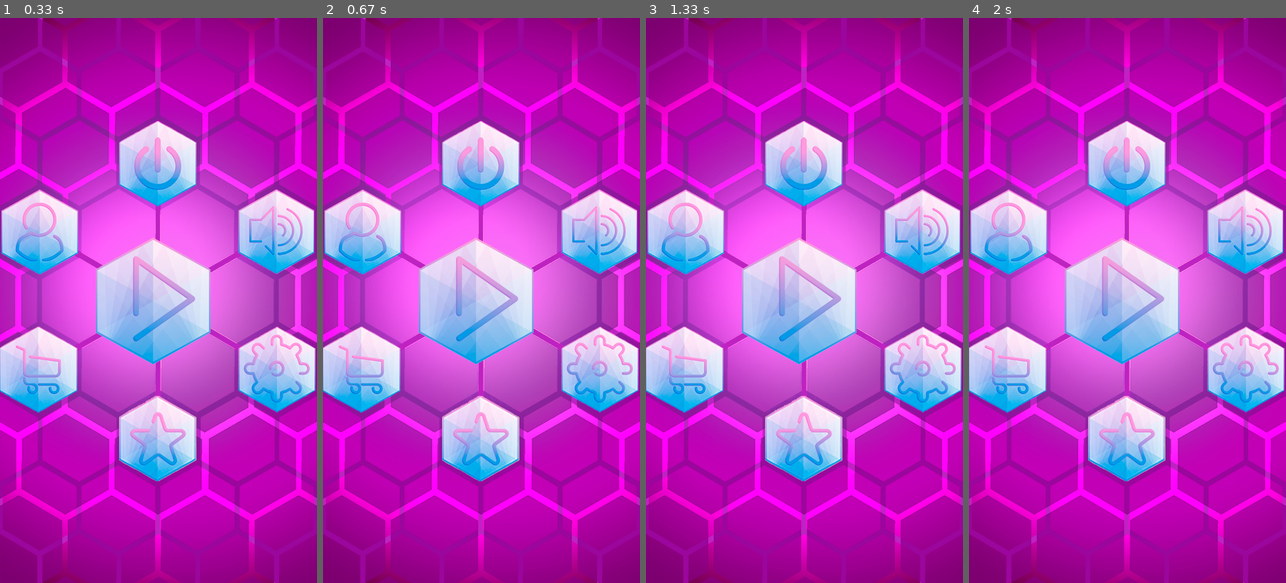
Above: before the commit, frames 1-4 (left to right).
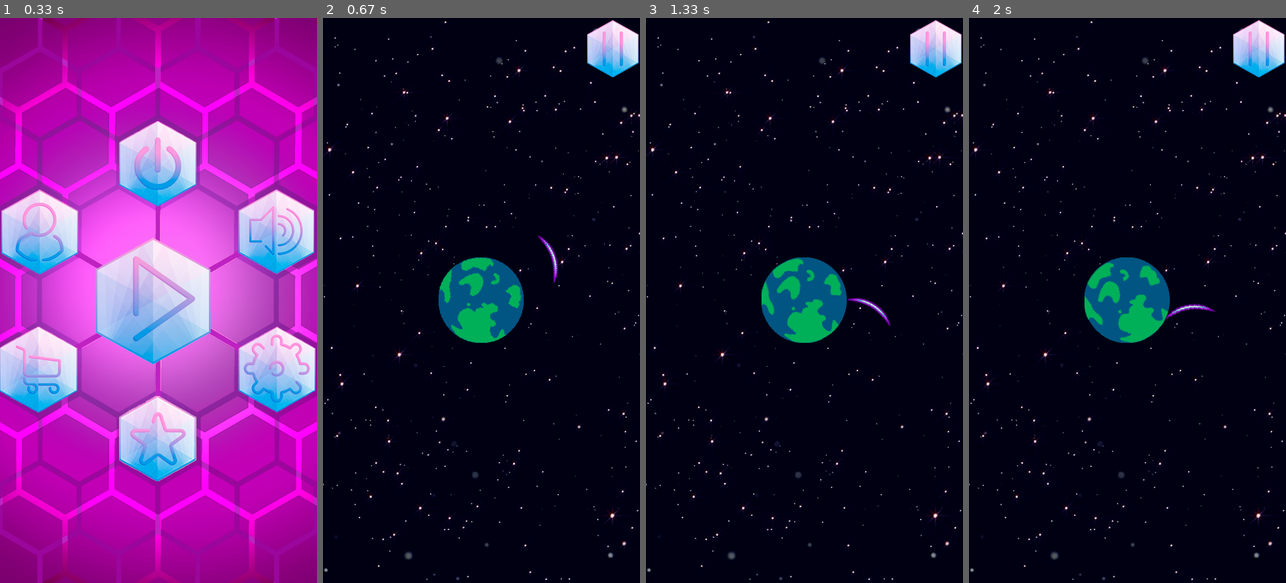
Above: after the commit, the same moments.

Repository: DualStream799/Hexon
Game: pygame game, started from Hexon_MainFile.py
Two runs of this game, one before a commit and one after it. Both use one fixed random seed, a clock stepped at 60 frames per second and the inputs below.
Inputs:
- Up to frame 1 (0.33 s): no input
- Up to frame 2 (0.67 s): tap Space at 0.33 s
- Up to frame 3 (1.33 s): hold D 0.67-1.13 s
- Up to frame 4 (2 s): hold A from 1.67 s (still down)

Frame 1 is identical in both runs. In frame 2, 100% of the frame differs, in the area x 0-100%, y 0-100%; in frame 3, 100%; in frame 4, 100%.

Commit message:
Run and Exit Game hotkeys sucessfully implemented

Diff:
--- a/Hexon_MainFile.py
+++ b/Hexon_MainFile.py
@@ -308,8 +308,16 @@
 		# Screen Commands:
 		for event in pygame.event.get():
 			# Quit Command (Calls 'GameEnd' function):
-			if event.type == pygame.QUIT or event.type == pygame.K_ESCAPE:
+			if event.type == pygame.QUIT:
 				GameEnd()
+			# Keyboard Click Detection (and cosequential actions, depending where/what is clicked):
+			if event.type == pygame.KEYDOWN:
+				# Exit Command (Calls 'GameEnd' function):
+				if event.key == pygame.K_ESCAPE:
+					GameEnd()
+				# Enter Command (Calls 'GameEnd' function):
+				if event.key == pygame.K_SPACE:
+					GamePage()
 			# Mouse Click Detection (and cosequential actions, depending where/what is clicked):
 			if event.type == pygame.MOUSEBUTTONDOWN:
 				# Mouse Position (axis x and -y coordinates):
@@ -412,12 +420,13 @@
 def GamePage():
 	# Loop Controler:
 	game_runner = True
+	# Movement Delayer (Used to delay animation movement speed avoiding user visual discomfort):
+	ticker = 0
+	# Rotation/Translation Controlers:
 	planet_angle = 0
 	barrier_angle = 0
 	index_barrier_pos = 0
-	index_barrier_runner = True
-	# ticker is used to delay our animation
-	ticker = 0
+	barrier_runner = True
 	# Game Loop
 	while game_runner:
 		rotating_planet = image_rotation_centered(planet_original, planet_angle)
@@ -427,7 +436,7 @@
 		screen.blit(but_pause, (but_pause_pos[0][0], but_pause_pos[0][1]))
 		screen.blit(planet_original, (planet_pos[0][0], planet_pos[0][1]))
 		screen.blit(rotating_planet, (planet_pos[0][0], planet_pos[0][1]))
-		screen.blit(cursor_purple, (cursor_x_pos[index_barrier_pos], cursor_y_pos[index_barrier_pos]))
+		screen.blit(rotating_barrier, (cursor_x_pos[index_barrier_pos], cursor_y_pos[index_barrier_pos]))
 		# Screen Commands:
 		for event in pygame.event.get():
 			# Quit Command (Calls 'GameEnd' function):
@@ -442,12 +451,12 @@
 				if event.key == pygame.K_SPACE:
 					PausePage()
 				# CLOCKWISE Barrier Command (Make Barrier rotate to the right):
-				if event.key == pygame.K_a:
-					index_barrier_runner = False
+				if event.key == pygame.K_d:
+					barrier_runner = False
 					print(index_barrier_pos)
 				# ANTICLOCKWISE Barrier Command (Make Barrier rotate to the left):
-				if event.key == pygame.K_d:
-					index_barrier_runner = True
+				if event.key == pygame.K_a:
+					barrier_runner = True
 					print(index_barrier_pos)
 			# Mouse Click Detection (and cosequential actions, depending where/what is clicked):
 			if event.type == pygame.MOUSEBUTTONDOWN:
@@ -472,19 +481,18 @@
 			planet_angle = 0
 		else:
 			planet_angle += 0.5
-
 		# Planet Continuous Rotation (reset barrier angle counter):
 		if barrier_angle >= 360:
 			barrier_angle = 0
 		else:
-			barrier_angle += 2
-
-
-		if ticker >= 3:
-			if index_barrier_runner == True:
-				index_barrier_pos -= 1
-			elif index_barrier_runner == False:
-				index_barrier_pos += 1
+			barrier_angle += 1
+
+
+
+		if barrier_runner == True:
+			index_barrier_pos -= 1
+		elif barrier_runner == False:
+			index_barrier_pos += 1
 		# Barrier Continuous Translation (reset index position counter):
 		if index_barrier_pos < 0:
 			index_barrier_pos = len(cursor_x_pos) - 1
